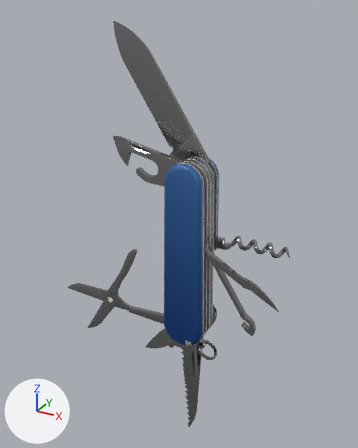
The Blender file public/v3dApp/swiss_army_knife.blend as it was, and as the next commit left it.
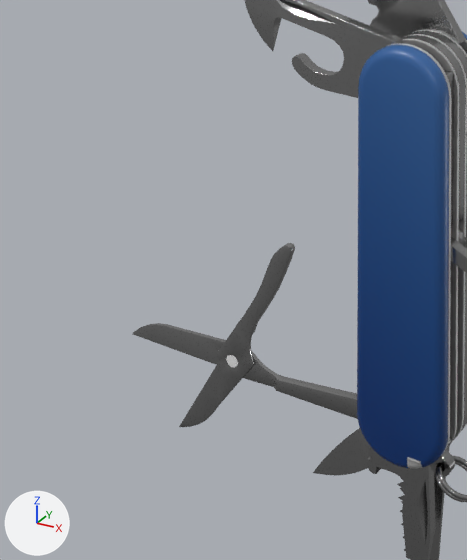
There are two pictures of each version: one whole from a camera (50 mm lens) standing at (0.94, -1.83, 1.06) and looking at (-0.12, 0.09, 0.09), one close up on the part from 3% to 59% of the width and 32% to 86% of the height. The lights are fixed; the arrows at lower left show +X, +Y and +Z. Both versions are drawn at frame 50 of the action 'scissors_secondaryAction'; the numbers are the values there.

The first close-up shows 'back_cover', 'big_knife', 'bottle_opener', 'can-opener', 'limiter_3', 'limiter_4', 'plate_3', 'plate_4', 'saw', 'scissors_main', 'scissors_secondary', 'small_knife'.
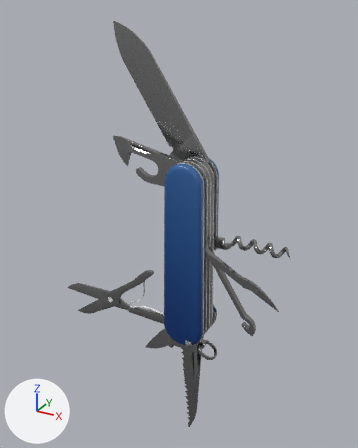
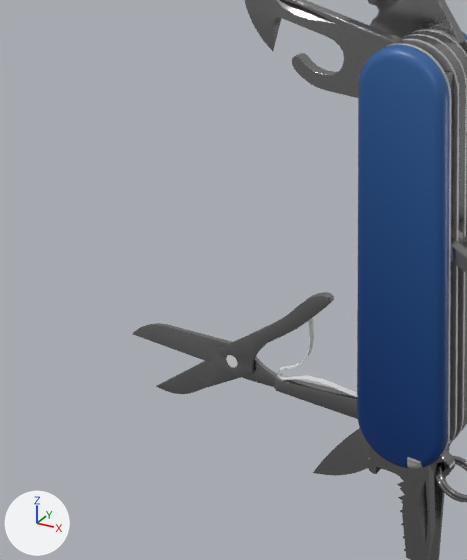
What differs and where, as boxes (x1, y1, x2, y2) in the close-ups (467 x 560 px):
'scissors_secondary', turned
    before: (179, 243, 295, 427)
    after: (156, 292, 334, 394)
'scissors_spring_shapekey', shown
    after: (277, 318, 357, 397)

The edits, one by one:
Object 'scissors_secondary' (ob_scissors_secondary) turns from (0, -50, 0) to (-3.6, -29, 0.6) degrees about x, y and z.
Object 'scissors_spring_shapekey' (ob_scissors_spring_shapekey) is now shown.
